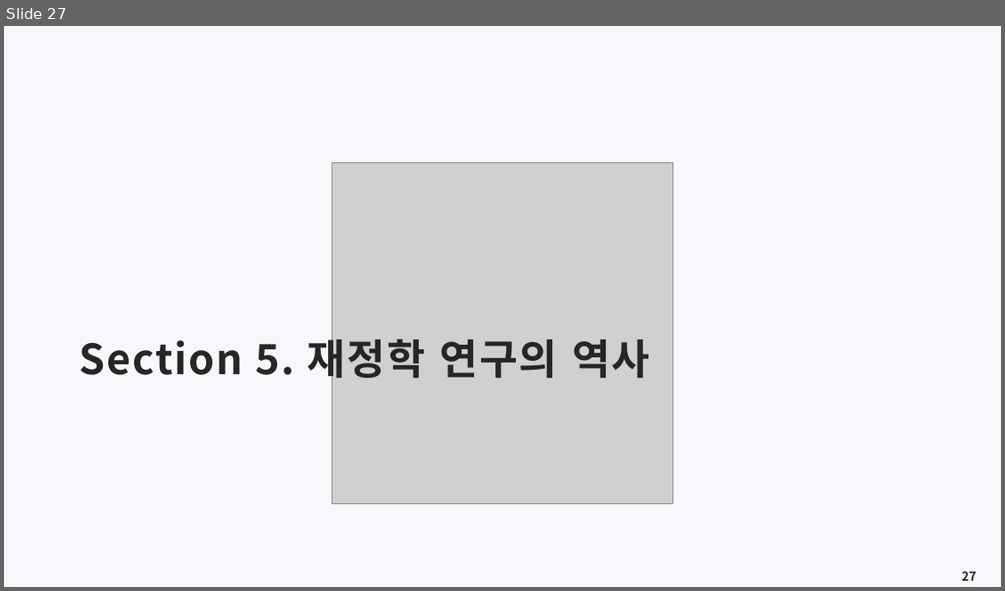
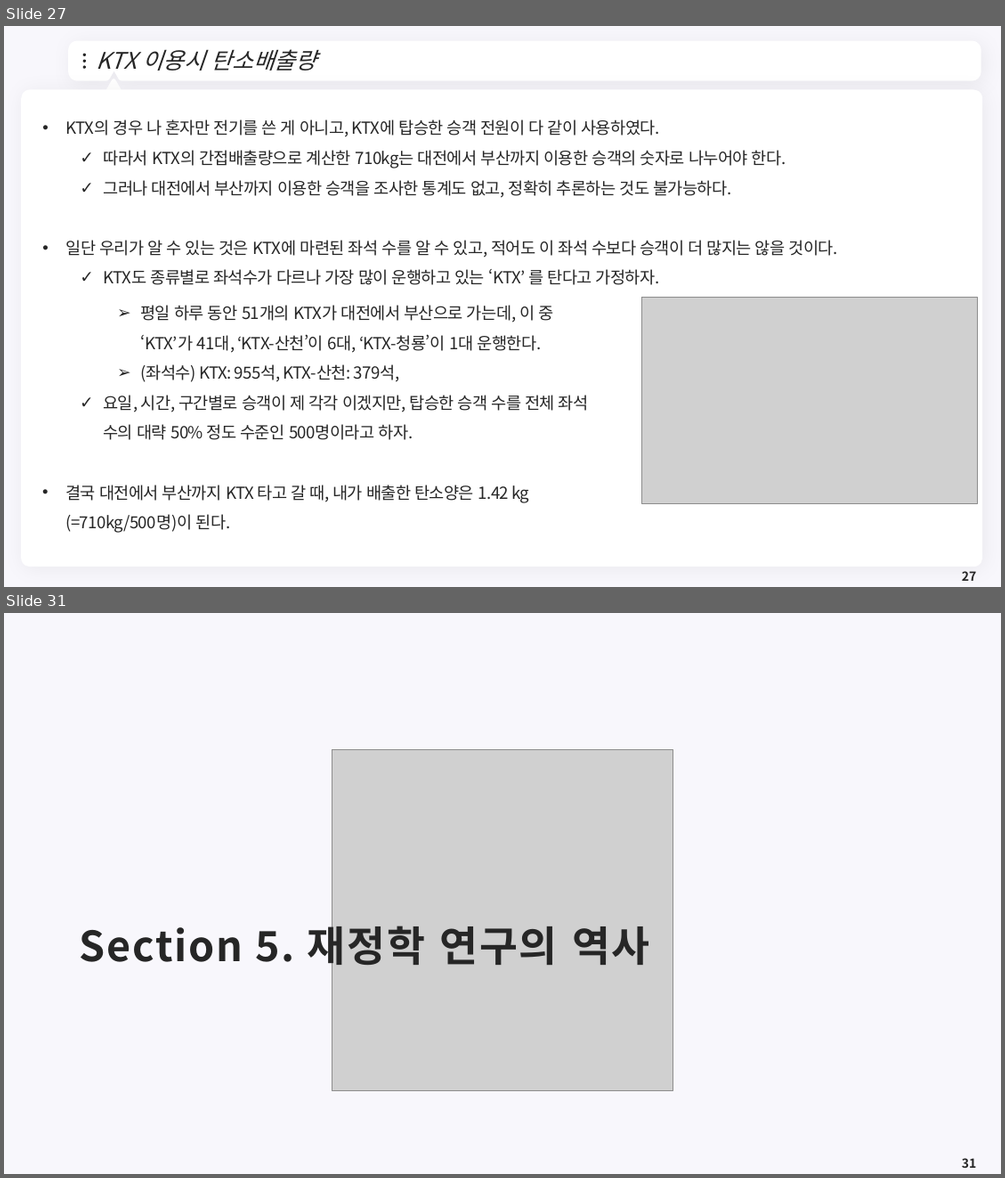
Before and after one commit to meandthey/Teaching, a slide deck: 생활속의 경제/01_Lectures/생활속의 경제_(에너지경제).pptx. Shown one above the other, each under a label of ours: slide 27 before the commit, slides 27 and 31 after it; the slides between them are not shown. The pictures are 1005x591 and 1005x1178 pixels, drawn with LibreOffice and Linux fonts; fonts in the diff are those of the drawing; grey boxes stand for pictures; background and template pictures are left out. Boxes give left, top, right and bottom in pixels: in the first picture for what was removed or moved away, otherwise in the second. Text is boxed around its words. In the diff, an @@ line names an element or a change of style, - is before the commit and + after.

```diff
--- a/생활속의 경제/01_Lectures/생활속의 경제_(에너지경제).pptx
+++ b/생활속의 경제/01_Lectures/생활속의 경제_(에너지경제).pptx
@@ slide 27 added at (4, 26, 1001, 587), background #F8F7FC @@
@@ freeform shape added at (72, 45, 978, 78), fill #FFFFFF, outline #FFFFFF 7.25 pt @@
@@ title added at (97, 49, 316, 70), 22 pt, text #262626, italic @@
+KTX 이용시 탄소배출량
@@ ellipse added at (83, 54, 86, 56), fill #262626 @@
@@ ellipse added at (83, 60, 86, 62), fill #262626 @@
@@ ellipse added at (83, 66, 86, 69), fill #262626 @@
@@ freeform shape added at (957, 56, 966, 67), fill #FFFFFF @@
@@ rounded rectangle added at (21, 89, 983, 566), fill #FFFFFF @@
@@ triangle added at (105, 80, 122, 95), fill #FFFFFF, outline #FFFFFF 3.75 pt @@
@@ text added at (66, 119, 838, 285), 16 pt, text #262626 @@
+• KTX의 경우 나 혼자만 전기를 쓴 게 아니고, KTX에 탑승한 승객 전원이 다 같이 사용하였다.
+  ✓ 따라서 KTX의 간접배출량으로 계산한 710kg는 대전에서 부산까지 이용한 승객의 숫자로 나누어야 한다.
+  ✓ 그러나 대전에서 부산까지 이용한 승객을 조사한 통계도 없고, 정확히 추론하는 것도 불가능하다.
+• 일단 우리가 알 수 있는 것은 KTX에 마련된 좌석 수를 알 수 있고, 적어도 이 좌석 수보다 승객이 더 많지는 않을 것이다.
+  ✓ KTX도 종류별로 좌석수가 다르나 가장 많이 운행하고 있는 ‘KTX’ 를 탄다고 가정하자.
@@ text added at (65, 305, 589, 532), 16 pt, text #262626 @@
+    ➢ 평일 하루 동안 51개의 KTX가 대전에서 부산으로 가는데, 이 중 ‘KTX’가 41대, ‘KTX-산천’이 6대, ‘KTX-청룡’이 1대 운행한다.
+    ➢ (좌석수) KTX: 955석, KTX-산천: 379석,
+  ✓ 요일, 시간, 구간별로 승객이 제 각각 이겠지만, 탑승한 승객 수를 전체 좌석 수의 대략 50% 정도 수준인 500명이라고 하자.
+• 결국 대전에서 부산까지 KTX 타고 갈 때, 내가 배출한 탄소양은 1.42 kg (=710kg/500명)이 된다.
@@ picture added at (642, 297, 978, 504) @@
@@ page number added at (962, 571, 976, 580), 12 pt, text #262626, bold @@
+27
@@ what was slide 27 is now slide 31 @@
@@ page number at (962, 1158, 976, 1167): text changed @@
-27
+31
```
Also in this commit, not shown: 12 slides changed, 10 other slides added, 5 slides removed, 1 other file.
